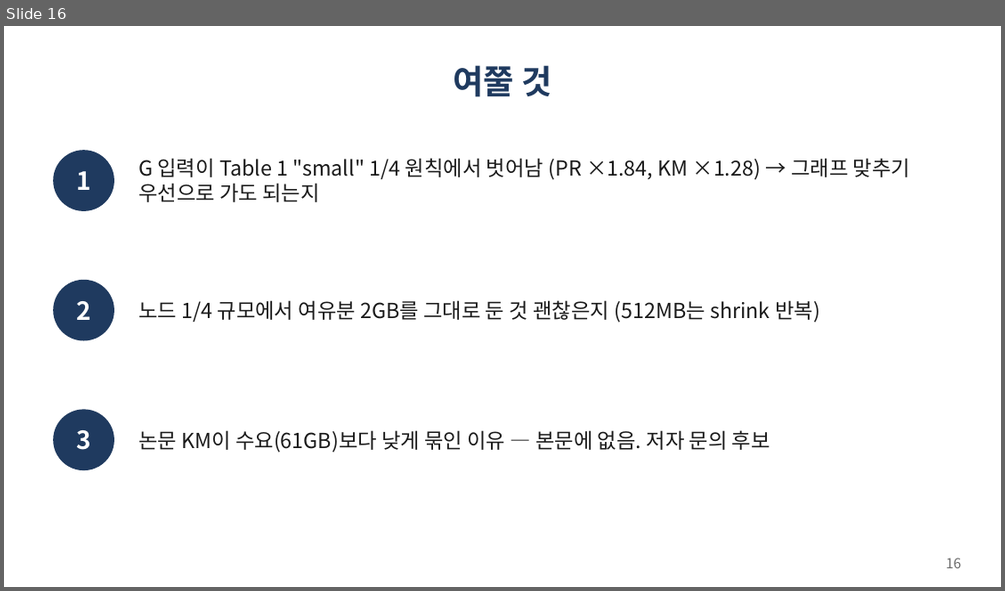
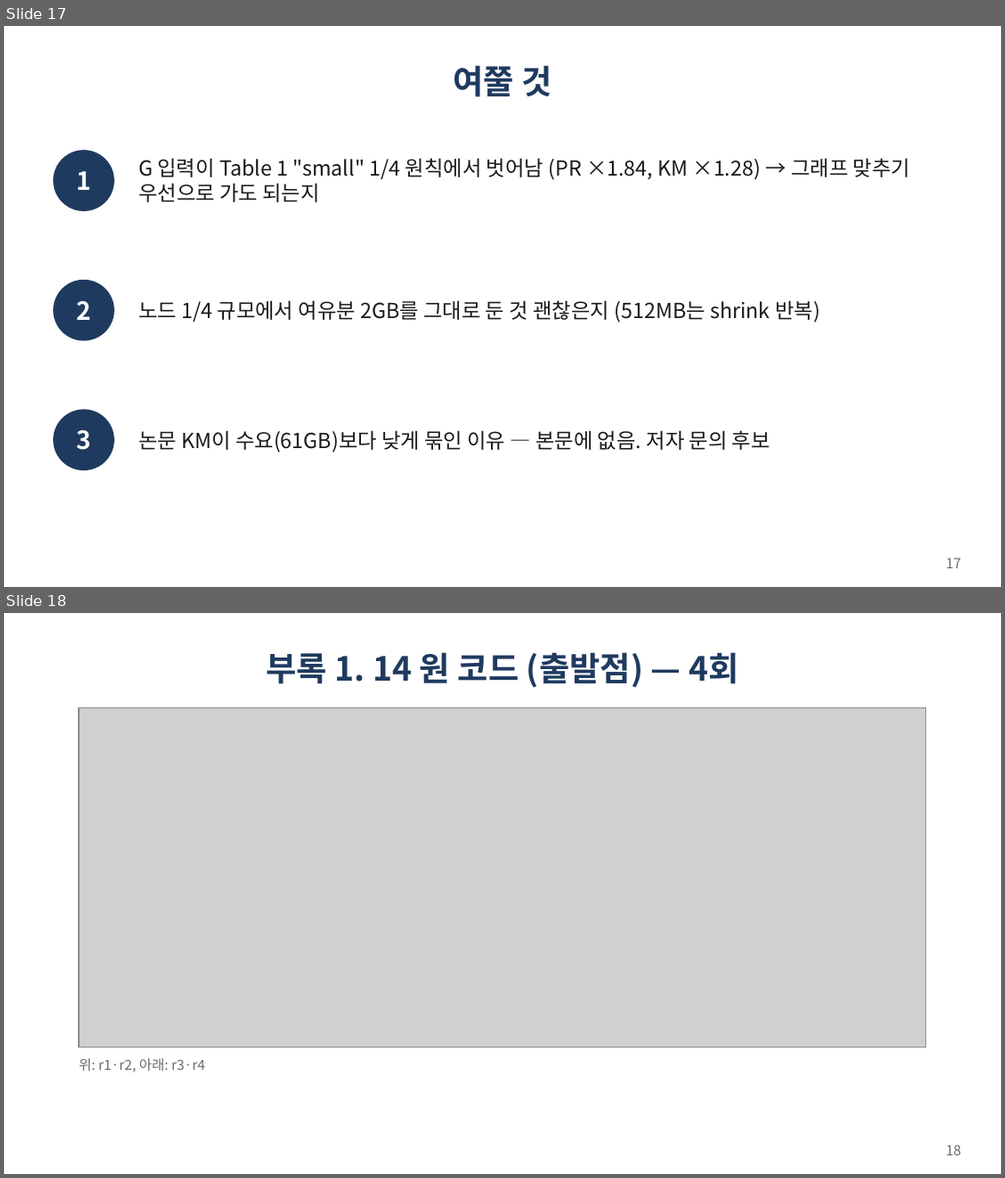
Before and after one commit to gihyeon23/pufferfish-memory-lab, a slide deck: common/lab-meetings/2026-11-20/fig6a-paper-aligned.pptx. Shown one above the other, each under a label of ours: slide 16 before the commit, slides 17 and 18 after it. The pictures are 1005x591 and 1005x1178 pixels, drawn with LibreOffice and Linux fonts; fonts in the diff are those of the drawing; grey boxes stand for pictures. Boxes give left, top, right and bottom in pixels: in the first picture for what was removed or moved away, otherwise in the second. Text is boxed around its words. In the diff, an @@ line names an element or a change of style, - is before the commit and + after.

```diff
--- a/common/lab-meetings/2026-11-20/fig6a-paper-aligned.pptx
+++ b/common/lab-meetings/2026-11-20/fig6a-paper-aligned.pptx
@@ slide 18 added at (4,613,1001,1174), background #FFFFFF @@
@@ title added at (267,652,738,688), 24 pt, text #1F3A5F, bold @@
+부록 1. 14 원 코드 (출발점) — 4회
@@ picture added at (79,707,926,1046) @@
@@ text added at (79,1058,205,1072), 10 pt, text #6B6B6B @@
+위: r1·r2, 아래: r3·r4
@@ page number added at (946,1144,961,1155), 10 pt, text #6B6B6B @@
+18
@@ what was slide 16 is now slide 17 @@
@@ page number at (946,557,961,568): text changed @@
-16
+17
```
Also in this commit, not shown: 7 slides changed, 1 other slide added, 2 other files.
